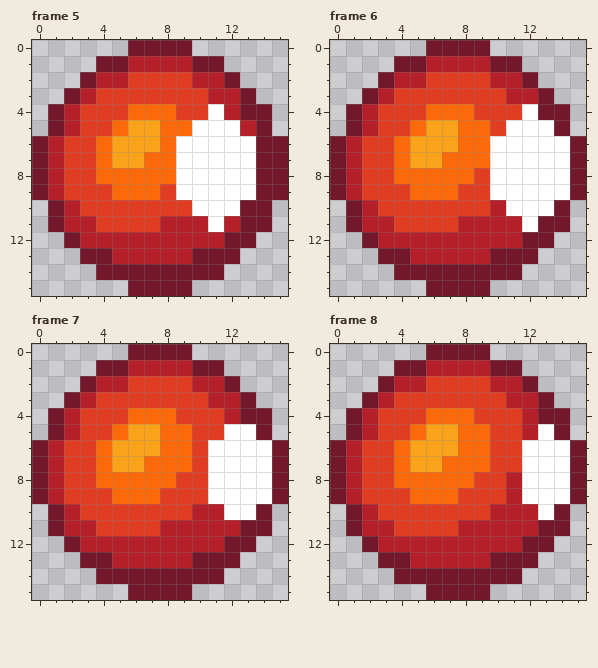
Pixel-art file -- boot/eterna/sprites/game/pocket/ball.aseprite. The picture above was drawn from the file before the commit.
16x16 pixels, 21 frames. Shown: frame 5, frame 6, frame 7, frame 8. The commit also changed other frames, which this record leaves out.
The same view after the edit:
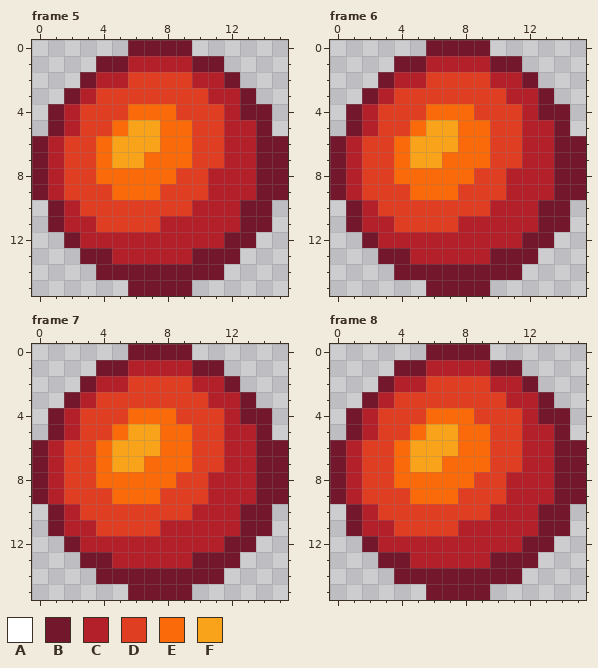
Palette (. is transparent): A #ffffff  B #73172d  C #b4202a  D #df3e23  E #fa6a0a  F #f9a31b
Change:
layer "ball" added
layer "Layer 2" removed
layer "Layer 3" removed
Frame 5, layer "ball":
y 4: x 11 A -> D
y 5: x 10..12 AAA -> DDC
y 6..7: x 9..13 AAAAA -> EDDCC
y 8..9: x 9..13 AAAAA -> DDCCC
y 10: x 10..12 AAA -> CCC
y 11: x 11 A -> C
Frame 6, layer "ball":
y 4: x 12 A -> C
y 5: x 11..13 AAA -> DCC
y 6..7: x 10..14 AAAAA -> DDCCB
y 8..9: x 10..14 AAAAA -> DCCCB
y 10: x 11..13 AAA -> CCB
y 11: x 12 A -> C
Frame 7, layer "ball":
y 5: x 12..13 AA -> CC
y 6..7: x 11..14 AAAA -> DCCB
y 8..9: x 11..14 AAAA -> CCCB
y 10: x 12..13 AA -> CB
Frame 8, layer "ball":
y 5: x 13 A -> C
y 6..9: x 12..14 AAA -> CCB
y 10: x 13 A -> B
Changed places in both pictures, as pixel boxes (x1, y1, x2, y2):
changed: (176, 104, 256, 232)
changed: (490, 104, 570, 232)
changed: (208, 424, 272, 520)
changed: (522, 424, 570, 520)
